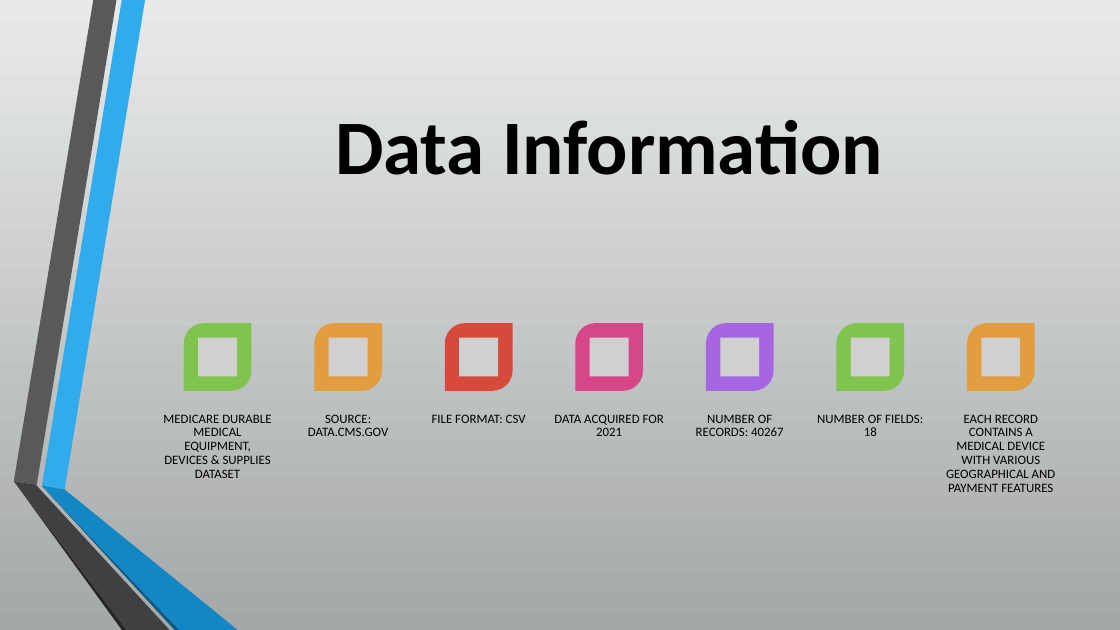
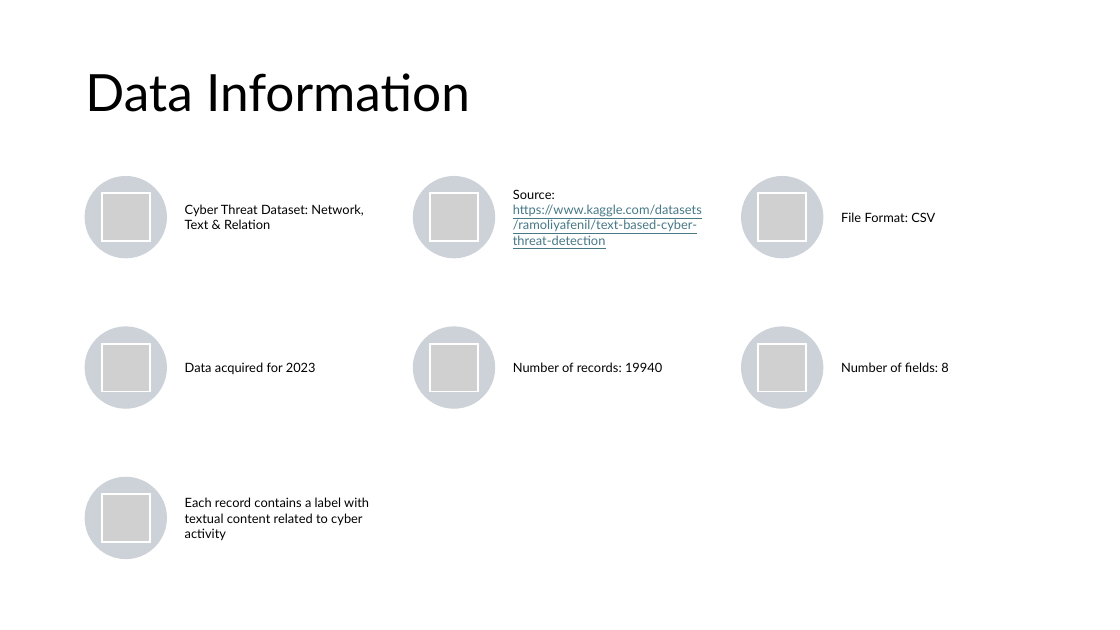
Before and after one commit to vchan022/Capstone-2-Medical-Device-Proposal, a slide deck: slide 3 of Capstone Presentation.pptx. Drawn at 1120x630 pixels with LibreOffice and Linux fonts; fonts in the diff are those of the drawing; grey boxes stand for pictures. Boxes give left, top, right and bottom in pixels: in the first picture for what was removed or moved away, otherwise in the second. Text is boxed around its words. In the diff, an @@ line names an element or a change of style, - is before the commit and + after.

```diff
--- a/Capstone Presentation.pptx
+++ b/Capstone Presentation.pptx
@@ background gradient #E9EAEB to #A5A8A9 to #FFFFFF @@
@@ title "Data Information": place and size @@
-title "Data Information" at (335,120,883,175)
+title "Data Information" at (85,73,470,112)
@@ title "Data Information" at (85,73,470,112): size 66 to 44 pt, font Calibri to Lato, bold off; alignment centre to left; line spacing 1 to 0.9 @@
@@ text at (841,212,935,222): text changed; font Calibri to Lato @@
-FILE FORMAT: CSV
+File Format: CSV
@@ vertical alignment top to middle in 4 elements at (841,212,935,222), (841,362,948,372), (513,362,662,372), (185,362,316,374) @@
@@ text at (185,362,316,374): text changed; font Calibri to Lato @@
-DATA ACQUIRED FOR 2021
+Data acquired for 2023
@@ text at (513,362,662,372): text changed; font Calibri to Lato @@
-NUMBER OF RECORDS: 40267
+Number of records: 19940
@@ text at (841,362,948,372): text changed; font Calibri to Lato @@
-NUMBER OF FIELDS: 18
+Number of fields: 8
@@ group removed at (163,323,1056,492): 7 round diag rects, 7 pictures, 3 texts @@
-MEDICARE DURABLE MEDICAL EQUIPMENT, DEVICES & SUPPLIES DATASET
-SOURCE: DATA.CMS.GOV
-EACH RECORD CONTAINS A MEDICAL DEVICE WITH VARIOUS GEOGRAPHICAL AND PAYMENT FEATURES
@@ group removed at (13,0,238,630): 6 freeform shapes @@
@@ group added at (85,176,823,560): 7 ellipses, 7 pictures, 3 texts @@
+Cyber Threat Dataset: Network, Text & Relation
+Source: https://www.kaggle.com/datasets/ramoliyafenil/text-based-cyber-threat-detection
+Each record contains a label with textual content related to cyber activity
```
Also in this commit, not shown: 4 other slides changed, 11 slides added, 15 slides removed.
